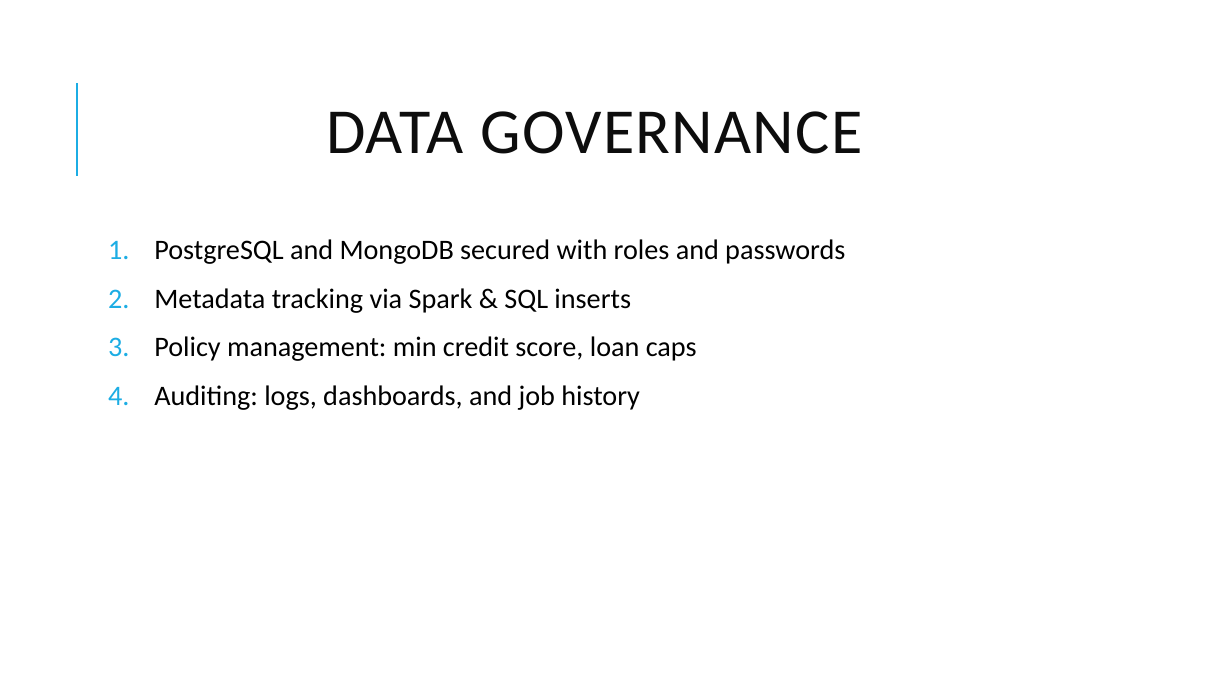
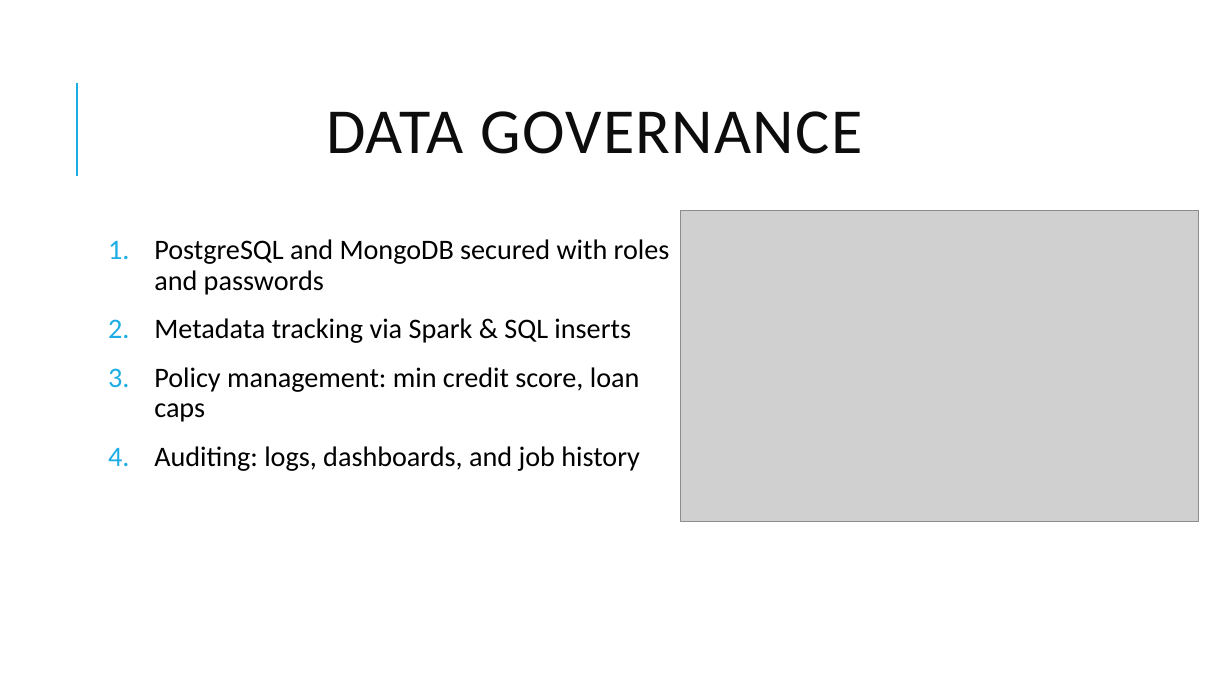
Before and after one commit to lawithus/Data-Engineering., a slide deck: slide 9 of Presentation.pptx (slide 6 before the commit). Drawn at 1232x693 pixels with LibreOffice and Linux fonts; fonts in the diff are those of the drawing; grey boxes stand for pictures. Boxes give left, top, right and bottom in pixels: in the first picture for what was removed or moved away, otherwise in the second. Text is boxed around its words. In the diff, an @@ line names an element or a change of style, - is before the commit and + after.

Commit message:
Add files via upload
Added code snippets screenshots

```diff
--- a/Presentation.pptx
+++ b/Presentation.pptx
@@ text "PostgreSQL and MongoDB secured with ..." rewrapped from (x1=154, y1=239, x2=845, y2=410) to (x1=154, y1=239, x2=670, y2=471) @@
@@ picture added at (x1=681, y1=211, x2=1199, y2=522) @@
```
Also in this commit, not shown: 1 other slide changed, 4 slides added.
